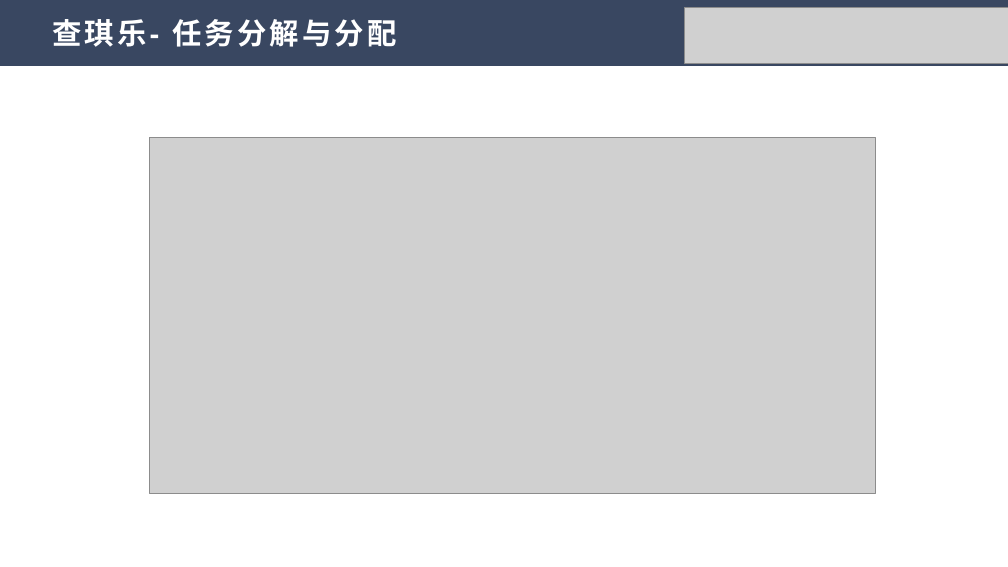
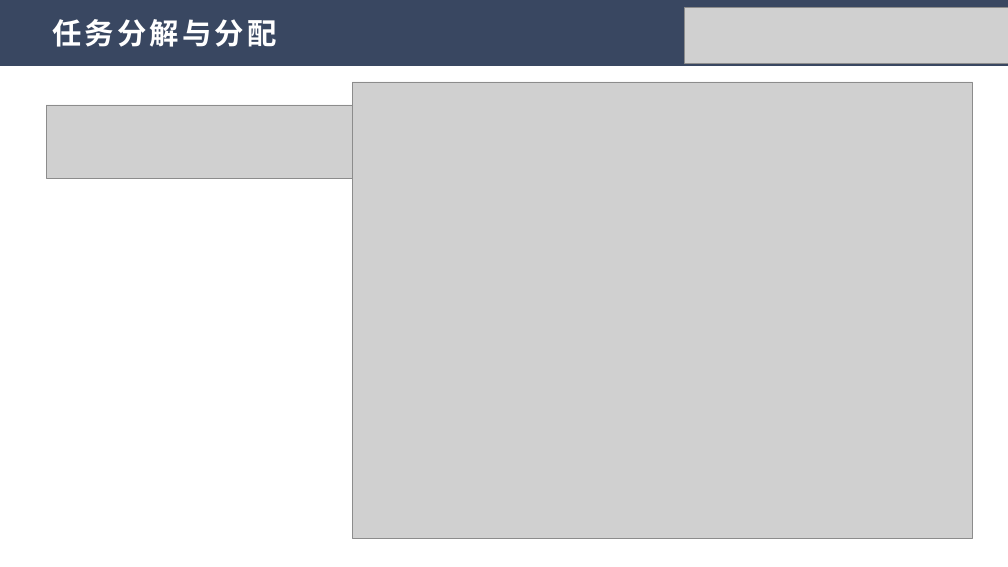
Before and after one commit to iconle/kaiyuan_soft, a slide deck: slide 5 of PPT/开源软件通识-第十八周汇报.pptx. Drawn at 1008x567 pixels with LibreOffice and Linux fonts; fonts in the diff are those of the drawing; grey boxes stand for pictures. Boxes give left, top, right and bottom in pixels: in the first picture for what was removed or moved away, otherwise in the second. Text is boxed around its words. In the diff, an @@ line names an element or a change of style, - is before the commit and + after.

```diff
--- a/PPT/开源软件通识-第十八周汇报.pptx
+++ b/PPT/开源软件通识-第十八周汇报.pptx
@@ title at [52,19,276,47]: text changed @@
-查琪乐- 任务分解与分配
+任务分解与分配
@@ picture: place and size @@
-picture at [150,138,876,494]
+picture at [352,82,973,538]
@@ picture added at [46,105,531,178] @@
```
Also in this commit, not shown: 6 other slides changed, 2 slides added, 2 other files.
